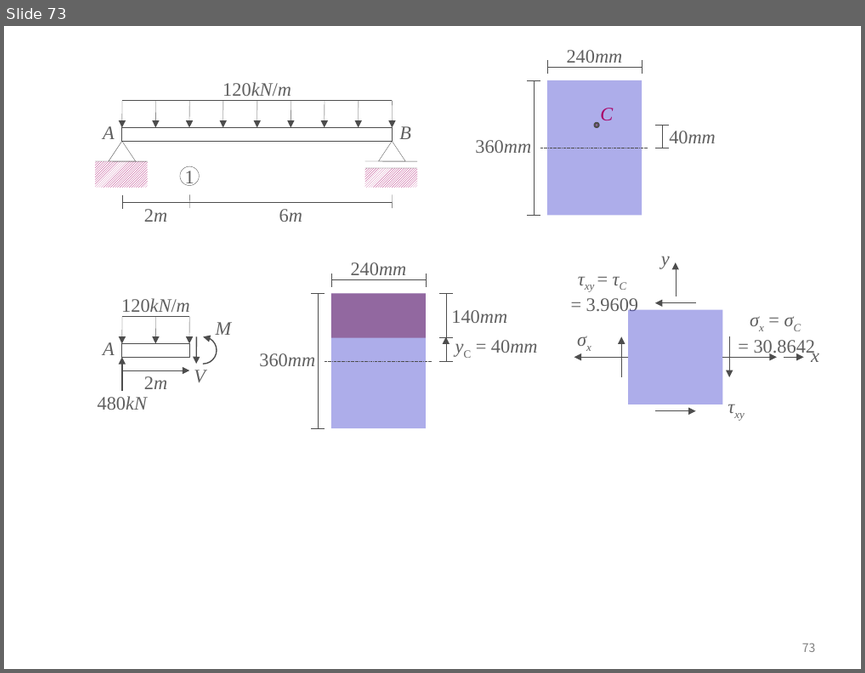
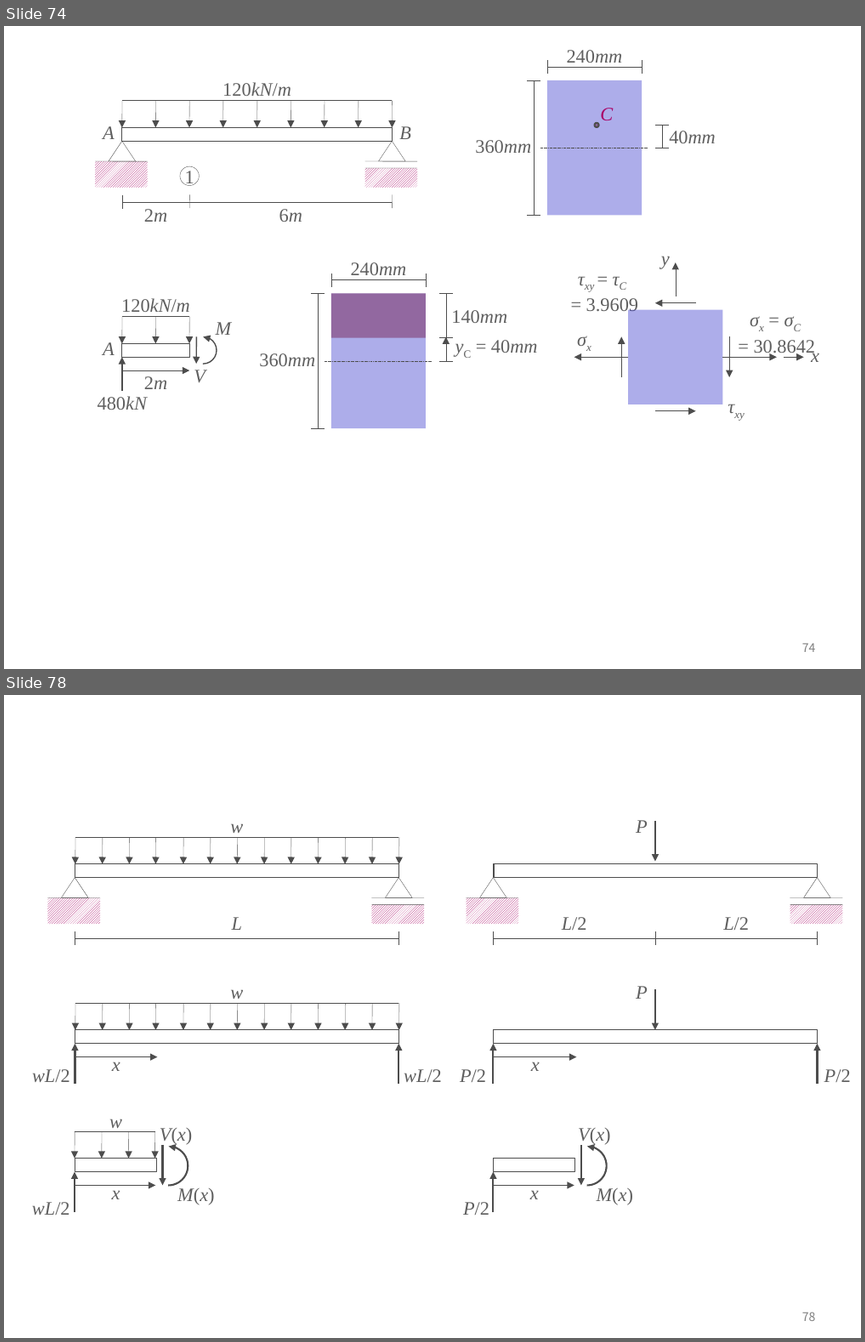
Before and after one commit to ironbell87/structural_mechanics_II, a slide deck: figures.pptx. Shown one above the other, each under a label of ours: slide 73 before the commit, slides 74 and 78 after it; the slides between them are not shown. The pictures are 865x673 and 865x1342 pixels, drawn with LibreOffice and Linux fonts; fonts in the diff are those of the drawing. Boxes give left, top, right and bottom in pixels: in the first picture for what was removed or moved away, otherwise in the second. Text is boxed around its words. In the diff, an @@ line names an element or a change of style, - is before the commit and + after.

```diff
--- a/figures.pptx
+++ b/figures.pptx
@@ slide 78 added at <box>4,695,861,1338</box>, background #FFFFFF; not listed: 1 template element that a slide beside it also shows @@
@@ group added at <box>466,820,842,945</box>: 7 lines, 3 rectangles, 3 texts, 2 triangles, 1 arrow @@
+P
+L/2
+L/2
@@ group added at <box>47,823,424,945</box>: 13 arrows, 7 lines, 3 rectangles, 2 triangles, 2 texts @@
+w
+L
@@ group added at <box>32,989,442,1084</box>: 16 arrows, 4 texts, 1 rectangle, 1 line @@
+wL/2
+wL/2
+x
+w
@@ group added at <box>460,986,851,1084</box>: 4 arrows, 4 texts, 1 rectangle @@
+P/2
+x
+P
+P/2
@@ group added at <box>463,1128,633,1214</box>: 4 texts, 3 arrows, 1 rectangle, 1 arc (boxed as its full ellipse) @@
+P/2
+x
+M(x)
+V(x)
@@ group added at <box>32,1118,214,1214</box>: 7 arrows, 5 texts, 1 rectangle, 1 arc (boxed as its full ellipse), 1 line @@
+wL/2
+x
+w
+M(x)
+V(x)
@@ what was slide 73 is now slide 74 @@
@@ page number at <box>802,643,816,652</box>: text changed @@
-73
+74
```
Also in this commit, not shown: 4 slides changed, 7 other slides added, 1 slide removed, 57 other files.
